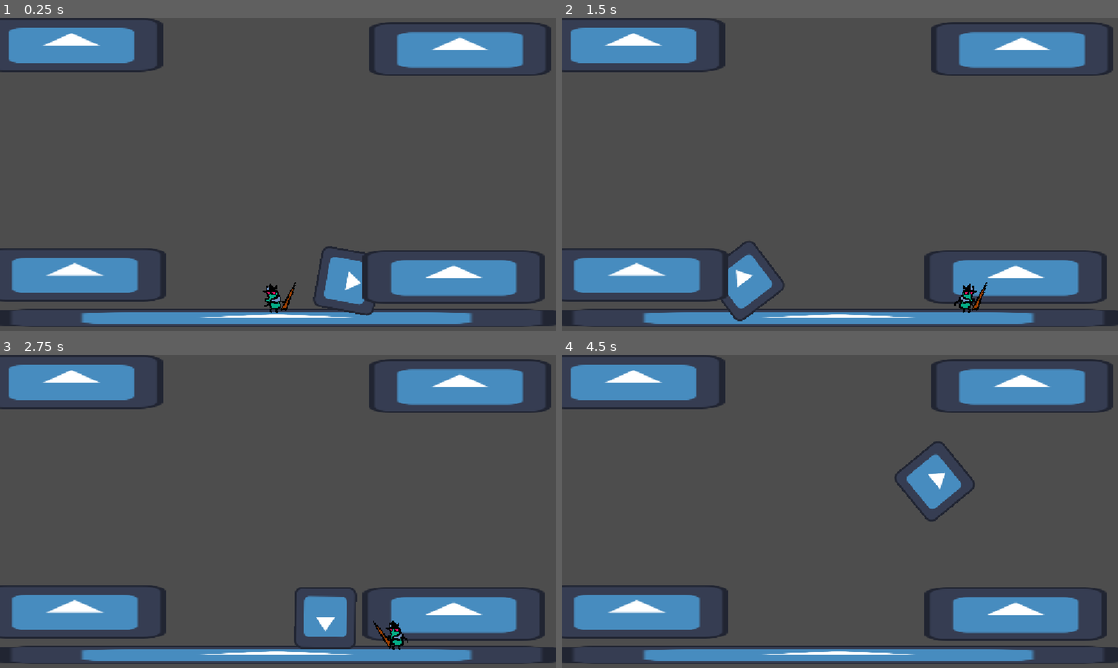
Above: before the commit, frames 1-4 (two rows, left to right).
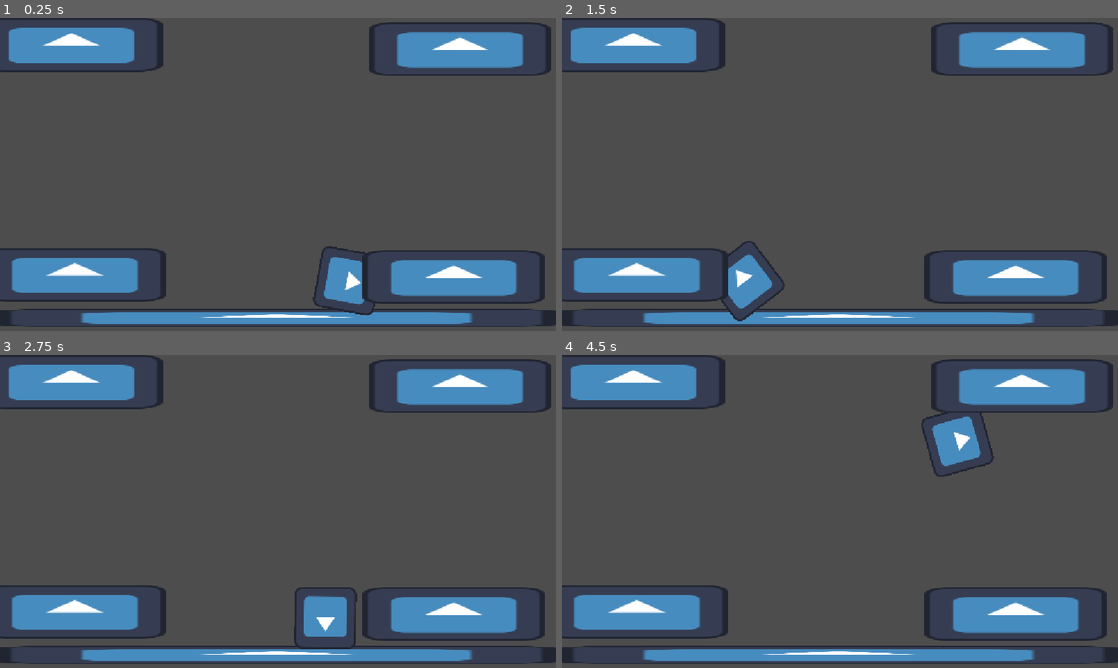
Above: after the commit, the same moments.

Repository: EthanGrane/Jamopithecus
Game: Godot game, scene res://GAME/Player/TEST.tscn
The game is run twice, just before and just after one commit, with the same random seed, the same clock (stepped at 60 frames per second) and the same inputs. The engine's default icon, where the game draws it, is replaced by a stand-in: a white triangle on a blue panel in a dark square.
Inputs:
- Up to frame 1 (0.25 s): no input
- Up to frame 2 (1.5 s): tap Enter (ui_accept) at 0.5, 0.6 s; hold D (Right) from 0.53 s (still down); tap W (Salto) at 0.77 s; tap Shift (Dash, bound only after the commit) at 0.8, 1.35 s
- Up to frame 3 (2.75 s): tap W (Salto) at 1.52 s; tap E (Decoy, bound only after the commit) at 1.55, 2.1 s; release D (Right) at 2.03 s; hold A (Left) from 2.03 s (still down); tap Enter (ui_accept) at 2.3 s
- Up to frame 4 (4.5 s): release A (Left) at 2.78 s; hold D (Right) 2.78-4.28 s; tap Space (Lanzar) at 2.85 s; tap W (Salto) at 3.02, 3.77 s; tap Shift (Dash, bound only after the commit) at 3.05, 4.35 s; tap Enter (ui_accept) at 3.6 s; tap E (Decoy, bound only after the commit) at 3.8 s; hold A (Left) from 4.28 s (still down)

The runs differ from the first frame. In frame 1, 0.3% of the frame differs, in the area x 47-54%, y 84-95%; in frame 2, 0.3%; in frame 3, 0.2%; in frame 4, 2.4%, in the area x 59-78%, y 18-54%.

Commit message:
14:15

Diff:
--- a/GAME/Boss1/boos_1.gd
+++ b/GAME/Boss1/boos_1.gd
@@ -23,7 +23,7 @@
 func Tp_to_random_pipe(current_pipe : int):
 	print("hey")
 	var pipe_n = randi_range(1,4)
-	if pipe_n == current_pipe:
+	if pipe_n == last_pipe:
 		Tp_to_random_pipe(current_pipe)
 	else:
 		velocity = Vector2.ZERO
@@ -42,7 +42,7 @@
 			4:
 				direction = 1.0
 				position = pipe_list[3].position + diference
-
+		last_pipe = pipe_n
 		print(global_position)
 func movement_gravity(delta):
 	if current_state == state.movement:
--- a/GAME/HealthSystem/health_component.gd
+++ b/GAME/HealthSystem/health_component.gd
@@ -13,6 +13,8 @@
 func take_damage(amount : int) -> void:
 	current_health = clampi(current_health - amount, 0, max_health)	#clamp capa los valores, en este caso entre 0 y vida maxima
 	on_health_changed.emit(current_health)
+	if current_health <= 0:
+		get_parent().queue_free()
 	print("Take Damage")
 	print(current_health)
 	onTakeDamage()
--- a/GAME/HealthSystem/hitbox_component.gd
+++ b/GAME/HealthSystem/hitbox_component.gd
@@ -19,3 +19,10 @@
 
 func _on_area_entered(area: Area2D) -> void:
 	pass
+
+
+func _on_body_entered(body: Node2D) -> void:
+	if health_component:
+		var dad := get_parent()
+		if dad.is_in_group("Decoy") and body is Boss1:
+			health_component.take_damage(damage_amount)
--- a/GAME/HealthSystem/hitbox_component.tscn
+++ b/GAME/HealthSystem/hitbox_component.tscn
@@ -6,3 +6,4 @@
 script = ExtResource("1_3mfnw")
 
 [connection signal="area_entered" from="." to="." method="_on_area_entered"]
+[connection signal="body_entered" from="." to="." method="_on_body_entered"]
--- a/GAME/Player/Player.tscn
+++ b/GAME/Player/Player.tscn
@@ -1,9 +1,133 @@
 [gd_scene format=3 uid="uid://k005808lh4vg"]
 
 [ext_resource type="Script" uid="uid://clp3qxlac6cg6" path="res://GAME/Player/Player_movement.gd" id="1_28m6o"]
-[ext_resource type="Texture2D" uid="uid://26k0sc2c5rtg" path="res://GAME/Walker_sprite.png" id="2_doe5u"]
+[ext_resource type="Texture2D" uid="uid://cm23xh62qoahi" path="res://GAME/Player/Sprites/Walk/Walker_Walk1.png" id="2_43i7g"]
+[ext_resource type="Texture2D" uid="uid://cui6ry4h748to" path="res://GAME/Player/Sprites/idle/Walker_Idle1.png" id="2_djgr6"]
+[ext_resource type="Texture2D" uid="uid://cupurknw3mm4q" path="res://GAME/Player/Sprites/Walk/Walker_Walk2.png" id="3_fo13t"]
+[ext_resource type="Texture2D" uid="uid://cbs2fujuontkk" path="res://GAME/Player/Sprites/idle/Walker_Idle2.png" id="3_skewv"]
 [ext_resource type="Script" uid="uid://brt4tbjrd43wy" path="res://GAME/Player/PlayerAttack/player_throw_attack.gd" id="3_throw"]
+[ext_resource type="Texture2D" uid="uid://brprdm6hxtudd" path="res://GAME/Player/Sprites/idle/Walker_Idle3.png" id="4_38cxc"]
 [ext_resource type="PackedScene" uid="uid://dkp3ldn8c3h6x" path="res://GAME/Player/PlayerAttack/spear.tscn" id="4_spear"]
+[ext_resource type="Texture2D" uid="uid://bo72yxglc1su" path="res://GAME/Player/Sprites/Walk/Walker_Walk3.png" id="4_vgnh7"]
+[ext_resource type="Texture2D" uid="uid://cifk10n1hpjfq" path="res://GAME/Player/Sprites/idle/Walker_Idle4.png" id="5_kjwcm"]
+[ext_resource type="Texture2D" uid="uid://o8b22t0cm47h" path="res://GAME/Player/Sprites/Walk/Walker_Walk4.png" id="5_u0eer"]
+[ext_resource type="Texture2D" uid="uid://bn3fv6edikp87" path="res://GAME/Player/Sprites/idle/Walker_Idle5.png" id="6_43i7g"]
+[ext_resource type="Texture2D" uid="uid://da72o5ilol0cx" path="res://GAME/Player/Sprites/idle/Walker_Idle6.png" id="7_fo13t"]
+[ext_resource type="Texture2D" uid="uid://d4hu5vphp581l" path="res://GAME/Player/Sprites/idle/Walker_Idle7.png" id="8_vgnh7"]
+[ext_resource type="Texture2D" uid="uid://mn1mwlh78byv" path="res://GAME/Player/Sprites/idle/Walker_Idle8.png" id="9_u0eer"]
+[ext_resource type="Texture2D" uid="uid://dtefh0bmy6ttj" path="res://GAME/Player/Sprites/idle/Walker_Idle24.png" id="10_ogd5h"]
+[ext_resource type="Texture2D" uid="uid://drd658mm8hrw1" path="res://GAME/Player/Sprites/idle/Walker_Idle9.png" id="11_w60d0"]
+[ext_resource type="Texture2D" uid="uid://di3sxts1dg7oq" path="res://GAME/Player/Sprites/idle/Walker_Idle10.png" id="12_ags12"]
+[ext_resource type="Texture2D" uid="uid://bc13hxe358ldb" path="res://GAME/Player/Sprites/idle/Walker_Idle11.png" id="13_a1q3r"]
+[ext_resource type="Texture2D" uid="uid://dwwrjsk52jbfc" path="res://GAME/Player/Sprites/idle/Walker_Idle12.png" id="14_wa5qq"]
+[ext_resource type="Texture2D" uid="uid://bvpcgwjuigpvr" path="res://GAME/Player/Sprites/idle/Walker_Idle13.png" id="15_2b0y3"]
+[ext_resource type="Texture2D" uid="uid://b31birq8y4k2u" path="res://GAME/Player/Sprites/idle/Walker_Idle14.png" id="16_mf0o7"]
+[ext_resource type="Texture2D" uid="uid://bi26x5v5papd3" path="res://GAME/Player/Sprites/idle/Walker_Idle15.png" id="17_m3pki"]
+[ext_resource type="Texture2D" uid="uid://bruciek2nrjb2" path="res://GAME/Player/Sprites/idle/Walker_Idle16.png" id="18_pyffr"]
+[ext_resource type="Texture2D" uid="uid://dkswujs3rirnq" path="res://GAME/Player/Sprites/idle/Walker_Idle17.png" id="19_6wsuu"]
+[ext_resource type="Texture2D" uid="uid://dtkkylviwg73d" path="res://GAME/Player/Sprites/idle/Walker_Idle18.png" id="20_t21g8"]
+[ext_resource type="Texture2D" uid="uid://c1linqouglv3l" path="res://GAME/Player/Sprites/idle/Walker_Idle19.png" id="21_j322u"]
+[ext_resource type="Texture2D" uid="uid://bnnnwj4c3jqem" path="res://GAME/Player/Sprites/idle/Walker_Idle20.png" id="22_okoi8"]
+[ext_resource type="Texture2D" uid="uid://c5i0y51f7fbw" path="res://GAME/Player/Sprites/idle/Walker_Idle21.png" id="23_5qeys"]
+[ext_resource type="Texture2D" uid="uid://cmc7b6qtymlvj" path="res://GAME/Player/Sprites/idle/Walker_Idle22.png" id="24_ue1ef"]
+[ext_resource type="Texture2D" uid="uid://kt0hnhbjdlq4" path="res://GAME/Player/Sprites/idle/Walker_Idle23.png" id="25_uu0i0"]
+
+[sub_resource type="SpriteFrames" id="SpriteFrames_5sv2w"]
+animations = [{
+"frames": [{
+"duration": 1.0,
+"texture": ExtResource("2_43i7g")
+}, {
+"duration": 1.0,
+"texture": ExtResource("3_fo13t")
+}, {
+"duration": 1.0,
+"texture": ExtResource("4_vgnh7")
+}, {
+"duration": 1.0,
+"texture": ExtResource("5_u0eer")
+}],
+"loop": 1,
+"name": &"Walk",
+"speed": 8.0
+}, {
+"frames": [{
+"duration": 1.0,
+"texture": ExtResource("2_djgr6")
+}, {
+"duration": 1.0,
+"texture": ExtResource("3_skewv")
+}, {
+"duration": 1.0,
+"texture": ExtResource("4_38cxc")
+}, {
+"duration": 1.0,
+"texture": ExtResource("5_kjwcm")
+}, {
+"duration": 1.0,
+"texture": ExtResource("6_43i7g")
+}, {
+"duration": 1.0,
+"texture": ExtResource("7_fo13t")
+}, {
+"duration": 1.0,
+"texture": ExtResource("8_vgnh7")
+}, {
+"duration": 1.0,
+"texture": ExtResource("9_u0eer")
+}, {
+"duration": 1.0,
+"texture": ExtResource("10_ogd5h")
+}, {
+"duration": 1.0,
+"texture": ExtResource("11_w60d0")
+}, {
+"duration": 1.0,
+"texture": ExtResource("12_ags12")
+}, {
+"duration": 1.0,
+"texture": ExtResource("13_a1q3r")
+}, {
+"duration": 1.0,
+"texture": ExtResource("14_wa5qq")
+}, {
+"duration": 1.0,
+"texture": ExtResource("15_2b0y3")
+}, {
+"duration": 1.0,
+"texture": ExtResource("16_mf0o7")
+}, {
+"duration": 1.0,
+"texture": ExtResource("17_m3pki")
+}, {
+"duration": 1.0,
+"texture": ExtResource("18_pyffr")
+}, {
+"duration": 1.0,
+"texture": ExtResource("19_6wsuu")
+}, {
+"duration": 1.0,
+"texture": ExtResource("20_t21g8")
+}, {
+"duration": 1.0,
+"texture": ExtResource("21_j322u")
+}, {
+"duration": 1.0,
+"texture": ExtResource("22_okoi8")
+}, {
+"duration": 1.0,
+"texture": ExtResource("23_5qeys")
+}, {
+"duration": 1.0,
+"texture": ExtResource("24_ue1ef")
+}, {
+"duration": 1.0,
+"texture": ExtResource("25_uu0i0")
+}],
+"loop": 1,
+"name": &"idle",
+"speed": 5.0
+}]
 
 [sub_resource type="CircleShape2D" id="CircleShape2D_5sv2w"]
 radius = 9.0
@@ -28,13 +152,14 @@
 [node name="Mosca" type="CharacterBody2D" unique_id=1289701118]
 script = ExtResource("1_28m6o")
 
-[node name="Sprite2D" type="Sprite2D" parent="." unique_id=1369329033]
+[node name="Sprite2D" type="AnimatedSprite2D" parent="." unique_id=215833921]
 texture_filter = 1
 position = Vector2(-1.0000038, 3.8146973e-06)
 scale = Vector2(1.8518522, 1.8518522)
-texture = ExtResource("2_doe5u")
-region_enabled = true
-region_rect = Rect2(28, 28, 27, 33)
+sprite_frames = SubResource("SpriteFrames_5sv2w")
+animation = &"Walk"
+frame = 2
+frame_progress = 0.29178596
 
 [node name="CollisionShape2D" type="CollisionShape2D" parent="." unique_id=1690552972]
 position = Vector2(0, 24)
--- /dev/null
+++ b/GAME/Player/PlayerAttack/decoy.tscn
@@ -0,0 +1,27 @@
+[gd_scene format=3 uid="uid://5rp1vvpuweth"]
+
+[ext_resource type="PackedScene" uid="uid://duwptbg5jvvch" path="res://GAME/HealthSystem/health_component.tscn" id="1_7llmo"]
+[ext_resource type="PackedScene" uid="uid://b27scjcd6tswn" path="res://GAME/HealthSystem/hitbox_component.tscn" id="2_dthtc"]
+[ext_resource type="Texture2D" uid="uid://rria5cuqhsaq" path="res://icon.svg" id="3_vqd3h"]
+
+[sub_resource type="RectangleShape2D" id="RectangleShape2D_5sv2w"]
+size = Vector2(59, 77)
+
+[node name="Decoy" type="StaticBody2D" unique_id=946914689 groups=["Decoy"]]
+
+[node name="HealthComponent" parent="." unique_id=654470910 instance=ExtResource("1_7llmo")]
+position = Vector2(-2, 0)
+max_health = 1
+
+[node name="HitboxComponent" parent="." unique_id=1078440589 node_paths=PackedStringArray("health_component") instance=ExtResource("2_dthtc")]
+position = Vector2(-2, 0)
+health_component = NodePath("../HealthComponent")
+
+[node name="CollisionShape2D" type="CollisionShape2D" parent="HitboxComponent" unique_id=1307591797]
+position = Vector2(0, 1)
+shape = SubResource("RectangleShape2D_5sv2w")
+
+[node name="Sprite2D" type="Sprite2D" parent="." unique_id=1021226130]
+position = Vector2(-1, 1.0000002)
+scale = Vector2(0.4453125, 0.6015625)
+texture = ExtResource("3_vqd3h")
--- a/GAME/Player/PlayerAttack/spear.tscn
+++ b/GAME/Player/PlayerAttack/spear.tscn
@@ -1,7 +1,7 @@
 [gd_scene format=3 uid="uid://dkp3ldn8c3h6x"]
 
 [ext_resource type="Script" uid="uid://2r3qbobueclh" path="res://GAME/Player/PlayerAttack/spear.gd" id="1_spear"]
-[ext_resource type="Texture2D" uid="uid://26k0sc2c5rtg" path="res://GAME/Walker_sprite.png" id="2_ppbye"]
+[ext_resource type="Texture2D" uid="uid://26k0sc2c5rtg" path="res://GAME/Player/Walker_sprite.png" id="2_ppbye"]
 
 [sub_resource type="CircleShape2D" id="CircleShape2D_spear"]
 radius = 4.1231055
--- /dev/null
+++ b/GAME/Player/PlayerAttack/world.tscn
@@ -0,0 +1,15 @@
+[gd_scene format=3 uid="uid://bme35rir0y4c6"]
+
+[ext_resource type="Script" uid="uid://coagpgysfd7j2" path="res://world.gd" id="1_f11fv"]
+[ext_resource type="PackedScene" uid="uid://bk1cy1mfk6sa4" path="res://GAME/Player/TEST.tscn" id="2_564o2"]
+[ext_resource type="PackedScene" uid="uid://k005808lh4vg" path="res://GAME/Player/Player.tscn" id="3_ofw5a"]
+
+[node name="World" type="Node2D" unique_id=2125391229 node_paths=PackedStringArray("the_player")]
+script = ExtResource("1_f11fv")
+the_player = NodePath("Mosca")
+
+[node name="Node2D" parent="." unique_id=1288559101 instance=ExtResource("2_564o2")]
+position = Vector2(23, 9)
+
+[node name="Mosca" parent="." unique_id=1289701118 instance=ExtResource("3_ofw5a")]
+position = Vector2(568, 541)
--- a/GAME/Player/Player_movement.gd
+++ b/GAME/Player/Player_movement.gd
@@ -1,4 +1,4 @@
-extends CharacterBody2D
+class_name player extends CharacterBody2D
 
 @export_group("Movimiento")
 @export var velocidad : float = 400.0
@@ -27,10 +27,14 @@
 @onready var gravedad_subiendo : float = 2.0 * altura_salto / pow(tiempo_de_subida, 2.0)
 @onready var gravedad_cayendo : float = 2.0 * altura_salto / pow(tiempo_de_bajada, 2.0)
 
+var direccion : float
 var saltos_dados : int = 0
 var coyote_restante : float = 0.0
 var buffer_restante : float = 0.0
+var is_in_dash : bool = false
 
+func _ready() -> void:
+	$Sprite2D.play("idle")
 
 func _physics_process(delta: float) -> void:
 	actualizar_ayudas(delta)
@@ -96,20 +100,40 @@
 
 
 func mover_en_horizontal(delta: float) -> void:
-	var direccion := Input.get_axis("Left", "Right")
-
+	if not is_in_dash:
+		direccion = Input.get_axis("Left", "Right")
 	var acelera = aceleracion_suelo if is_on_floor() else aceleracion_aire
 	var frena = frenada_suelo if is_on_floor() else frenada_aire
-	if velocity.x > 0.0:
-		$Sprite2D.flip_h = true
-	elif velocity.x < 0.0:
-		$Sprite2D.flip_h = false
+	if velocity.x != 0.0:
+		$Sprite2D.play("Walk")
+		if velocity.x > 0.0:
+			$Sprite2D.flip_h = true
+		elif velocity.x < 0.0:
+			$Sprite2D.flip_h = false
+	else:
+		if velocity.y == 0.0:
+			$Sprite2D.play("idle")
 	if direccion != 0.0:
 		velocity.x = move_toward(velocity.x, direccion * velocidad, acelera * delta)
 	else:
 		velocity.x = move_toward(velocity.x, 0.0, frena * delta)
 
+func _input(event: InputEvent) -> void:
+	if Input.is_action_just_pressed("Dash") and not is_in_dash:
+		dash()
+	if Input.is_action_just_pressed("Decoy"):
+		decoy()
 
+func dash():
+	velocidad = 800
+	is_in_dash = true
+	await get_tree().create_timer(0.3).timeout
+	print("hola")
+	velocidad = 400
+	is_in_dash = false
+
+func decoy():
+	pass
 func _on_area_2d_area_entered(area: Area2D) -> void:
 	if area.is_in_group("enemy"):
 		print("mori")
--- a/GAME/Player/TEST.tscn
+++ b/GAME/Player/TEST.tscn
@@ -3,7 +3,6 @@
 [ext_resource type="Texture2D" uid="uid://rria5cuqhsaq" path="res://icon.svg" id="1_p8y83"]
 [ext_resource type="PackedScene" uid="uid://e7ibnnthjk0k" path="res://GAME/Boss1/boos_1.tscn" id="2_p8y83"]
 [ext_resource type="PackedScene" uid="uid://bj6ortxtfsb0q" path="res://GAME/Boss1/pipe.tscn" id="3_ke4op"]
-[ext_resource type="PackedScene" uid="uid://k005808lh4vg" path="res://GAME/Player/Player.tscn" id="4_7h650"]
 
 [sub_resource type="RectangleShape2D" id="RectangleShape2D_5sv2w"]
 size = Vector2(1180.5, 21.5)
@@ -46,6 +45,3 @@
 position = Vector2(763, 493)
 pipe_n = 4
 area_position = Vector2(250, 0)
-
-[node name="Mosca" parent="." unique_id=1289701118 instance=ExtResource("4_7h650")]
-position = Vector2(570, 506)
--- a/GAME/Scenes/intro_scene.tscn
+++ b/GAME/Scenes/intro_scene.tscn
@@ -1,7 +1,8 @@
 [gd_scene format=3 uid="uid://bpf266ybb3x6w"]
 
 [ext_resource type="Script" uid="uid://0jjgxvunwygs" path="res://GAME/Scenes/Intro_scene.gd" id="1_m84vs"]
-[ext_resource type="FontFile" uid="uid://dj3dko4qnyq34" path="res://GAME/Player/PlayerAttack/DTM-Mono.otf" id="2_h7qg8"]
+[ext_resource type="FontFile" uid="uid://dj3dko4qnyq34" path="res://Extras/DTM-Mono.otf" id="2_h7qg8"]
+
 
 [sub_resource type="LabelSettings" id="LabelSettings_5sv2w"]
 font = ExtResource("2_h7qg8")
--- a/project.godot
+++ b/project.godot
@@ -24,6 +24,8 @@
 
 spear_points=""
 player_spear=""
+Decoy=""
+Boss=""
 
 [input]
 
@@ -50,6 +52,16 @@
 "events": [Object(InputEventKey,"resource_local_to_scene":false,"resource_name":"","device":-1,"window_id":0,"alt_press …(191 unchanged characters)…
 ]
 }
+Dash={
+"deadzone": 0.2,
+"events": [Object(InputEventKey,"resource_local_to_scene":false,"resource_name":"","device":-1,"window_id":0,"alt_pressed":false,"shift_pressed":false,"ctrl_pressed":false,"meta_pressed":false,"pressed":false,"keycode":0,"physical_keycode":4194325,"key_label":0,"unicode":0,"location":0,"echo":false,"script":null)
+]
+}
+Decoy={
+"deadzone": 0.2,
+"events": [Object(InputEventKey,"resource_local_to_scene":false,"resource_name":"","device":-1,"window_id":0,"alt_pressed":false,"shift_pressed":false,"ctrl_pressed":false,"meta_pressed":false,"pressed":false,"keycode":0,"physical_keycode":69,"key_label":0,"unicode":101,"location":0,"echo":false,"script":null)
+]
+}
 
 [physics]
 
--- /dev/null
+++ b/world.gd
@@ -0,0 +1,26 @@
+extends Node2D
+
+var decoy_unlocked := true
+var can_create_decoy := true
+var decoy_time := 0.0
+@onready var decoy = preload("res://GAME/Player/PlayerAttack/decoy.tscn")
+@export var the_player : player
+
+func _ready() -> void:
+	pass # Replace with function body.
+func _process(delta: float) -> void:
+	if  decoy_time > 0:
+		decoy_time -= delta
+		if decoy_time <= 0:
+			can_create_decoy = true
+
+func _input(event: InputEvent) -> void:
+	if Input.is_action_just_pressed("Decoy") and can_create_decoy and decoy_unlocked:
+		var create_decoy = decoy.instantiate()
+		add_child(create_decoy)
+		create_decoy.position = the_player.position
+		create_decoy.tree_exited.connect(on_detroid_exited)
+		can_create_decoy = false
+
+func on_detroid_exited():
+	decoy_time = 3.0
Renamed: GAME/Player/PlayerAttack/DTM-Mono.otf -> Extras/DTM-Mono.otf
Not shown, changed: Extras/DTM-Mono.otf.import
Binary file added: GAME/Player/Sprites/Walk/Walker_Walk1.png
Not shown, added: GAME/Player/Sprites/Walk/Walker_Walk1.png.import
Binary file added: GAME/Player/Sprites/Walk/Walker_Walk2.png
Not shown, added: GAME/Player/Sprites/Walk/Walker_Walk2.png.import
Binary file added: GAME/Player/Sprites/Walk/Walker_Walk3.png
Not shown, added: GAME/Player/Sprites/Walk/Walker_Walk3.png.import
Binary file added: GAME/Player/Sprites/Walk/Walker_Walk4.png
Not shown, added: GAME/Player/Sprites/Walk/Walker_Walk4.png.import
Binary file added: GAME/Player/Sprites/idle/Walker_Idle1.png
Not shown, added: GAME/Player/Sprites/idle/Walker_Idle1.png.import
(and 49 more such lines)
